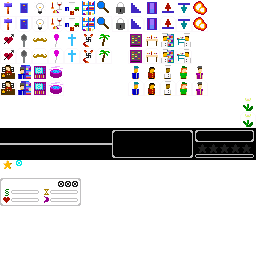
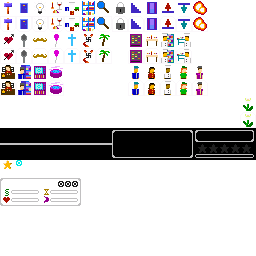
Layered file, before and after one edit (256px x 256px). Changes by layer:
painted on "hud.png" over (7, 70, 201, 90)
